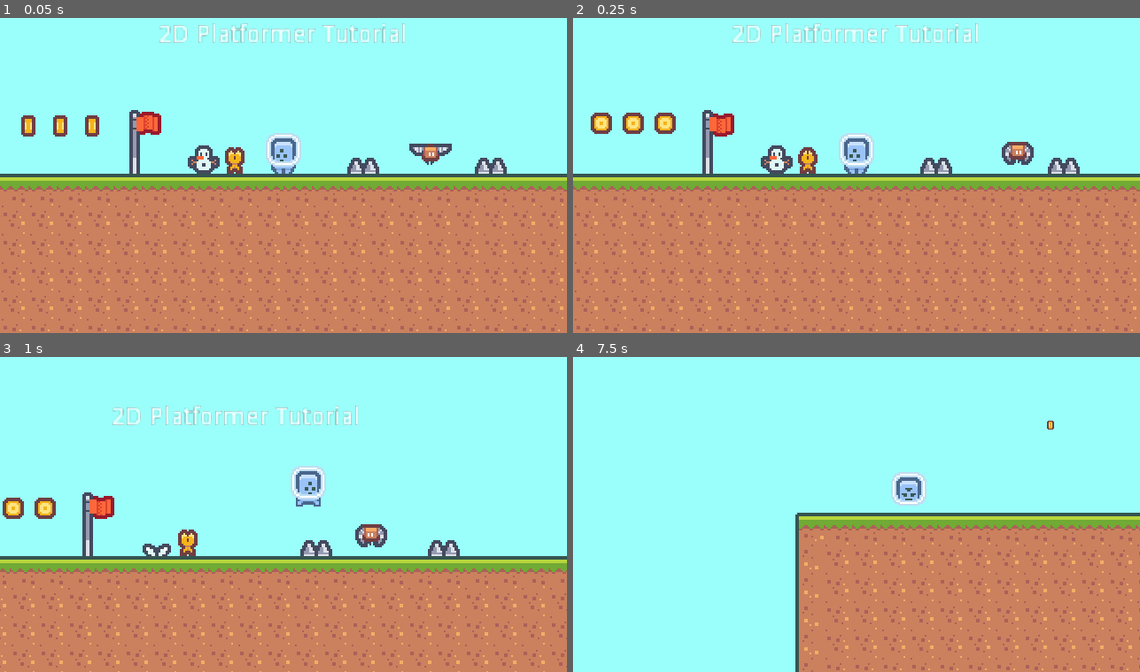
Above: before the commit, frames 1-4 (two rows, left to right).
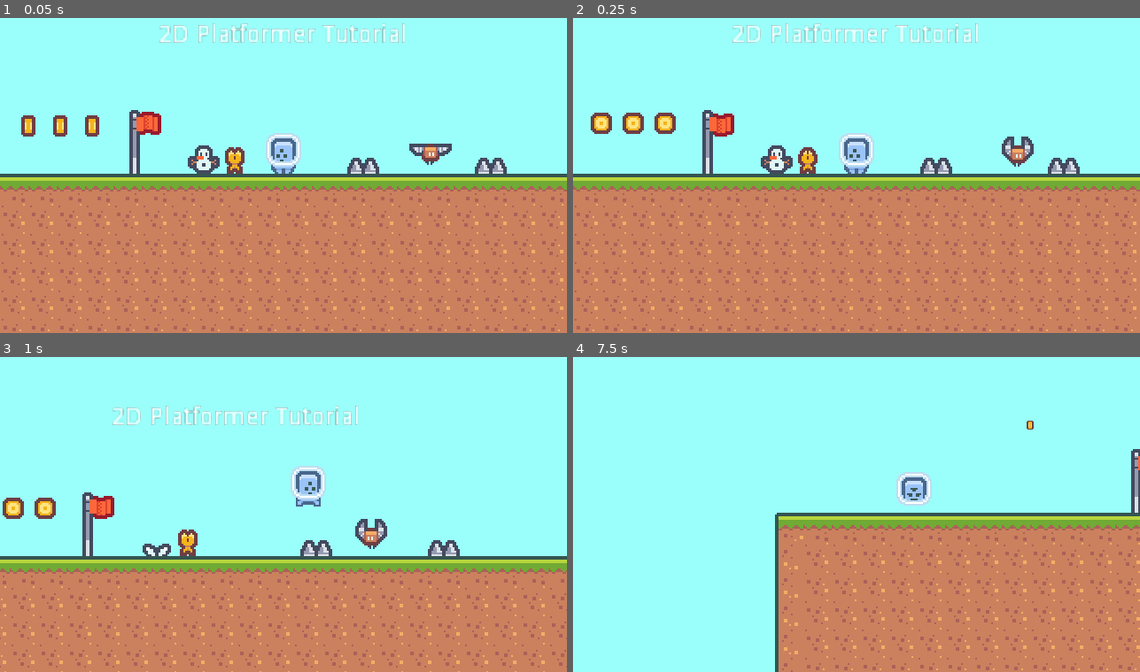
Above: after the commit, the same moments.

Repository: TheKicker/2D-Platformer
Game: Godot game, scene res://scenes/Levels/Lvl_000.tscn
Same seed, same stepped clock (60 frames per second), same inputs: the game is played once before the commit and once after it. This scene is started directly instead of the project's main scene.
Inputs:
- Up to frame 1 (0.05 s): no input
- Up to frame 2 (0.25 s): no input
- Up to frame 3 (1 s): hold Right (move_right) from 0.53 s (still down); tap Shift (dash) at 0.6 s; tap Up (jump) at 0.77 s
- Up to frame 4 (7.5 s): tap Shift (dash) every 0.75 s from 1.35 to 7.35 s; tap Up (jump) at 1.52, 3.02, 3.77, 4.52, 6.02, 6.77 s; release Right (move_right) at 2.03 s; hold Left (move_left) 2.03-2.78 s; hold Right (move_right) 2.78-4.28 s; hold Left (move_left) 4.28-5.03 s; hold Right (move_right) 5.03-5.78 s; hold Left (move_left) 5.78-7.28 s; hold Right (move_right) from 7.28 s (still down)

Frame 1 is identical in both runs. In frame 2, 0.3% of the frame differs, in the area x 75-82%, y 37-48%; in frame 3, 0.3%; in frame 4, 7.5%, in the area x 35-100%, y 20-100%.

Commit message:
Restructure

Diff:
--- a/scenes/BarrierVertical.tscn
+++ b/scenes/Barrier.tscn
@@ -3,10 +3,10 @@
 [sub_resource type="RectangleShape2D" id=1]
 extents = Vector2( 10, 288 )
 
-[node name="BarrierVertical" type="Node2D"]
+[node name="Barrier" type="Node2D"]
 
 [node name="StaticBody2D" type="StaticBody2D" parent="."]
+rotation = 1.5708
 
 [node name="CollisionShape2D" type="CollisionShape2D" parent="StaticBody2D"]
-position = Vector2( 0, -288 )
 shape = SubResource( 1 )
--- a/scenes/Enemy.tscn
+++ b/scenes/Enemy.tscn
@@ -30,7 +30,7 @@
 [node name="AnimatedSprite" type="AnimatedSprite" parent="."]
 position = Vector2( 0, -12 )
 frames = SubResource( 1 )
-frame = 3
+frame = 1
 playing = true
 
 [node name="TerrainCollision" type="CollisionShape2D" parent="."]
--- a/scenes/Levels/Lvl_000.tscn
+++ b/scenes/Levels/Lvl_000.tscn
@@ -8,7 +8,7 @@
 [ext_resource path="res://scenes/EnemyGoal.tscn" type="PackedScene" id=6]
 [ext_resource path="res://scenes/BaseLevel.tscn" type="PackedScene" id=7]
 [ext_resource path="res://scenes/Flag.tscn" type="PackedScene" id=8]
-[ext_resource path="res://scenes/BarrierVertical.tscn" type="PackedScene" id=9]
+[ext_resource path="res://scenes/Barrier.tscn" type="PackedScene" id=9]
 
 [node name="Lvl_000" instance=ExtResource( 7 )]
 
@@ -62,7 +62,9 @@
 }
 
 [node name="LeftBarrier" parent="." index="9" instance=ExtResource( 9 )]
-position = Vector2( -297, 216 )
+position = Vector2( -288, -144 )
+rotation = 1.5708
 
 [node name="RightBarrier" parent="." index="10" instance=ExtResource( 9 )]
-position = Vector2( 297, 216 )
+position = Vector2( 288, -144 )
+rotation = 1.5708
--- a/scenes/Levels/Lvl_002.tscn
+++ b/scenes/Levels/Lvl_002.tscn
@@ -7,7 +7,7 @@
 [ext_resource path="res://scenes/EnemyGoal.tscn" type="PackedScene" id=5]
 [ext_resource path="res://scenes/Spikes.tscn" type="PackedScene" id=6]
 [ext_resource path="res://scenes/Friend.tscn" type="PackedScene" id=7]
-[ext_resource path="res://scenes/BarrierVertical.tscn" type="PackedScene" id=8]
+[ext_resource path="res://scenes/Barrier.tscn" type="PackedScene" id=8]
 
 [node name="BaseLevel" instance=ExtResource( 1 )]
 
